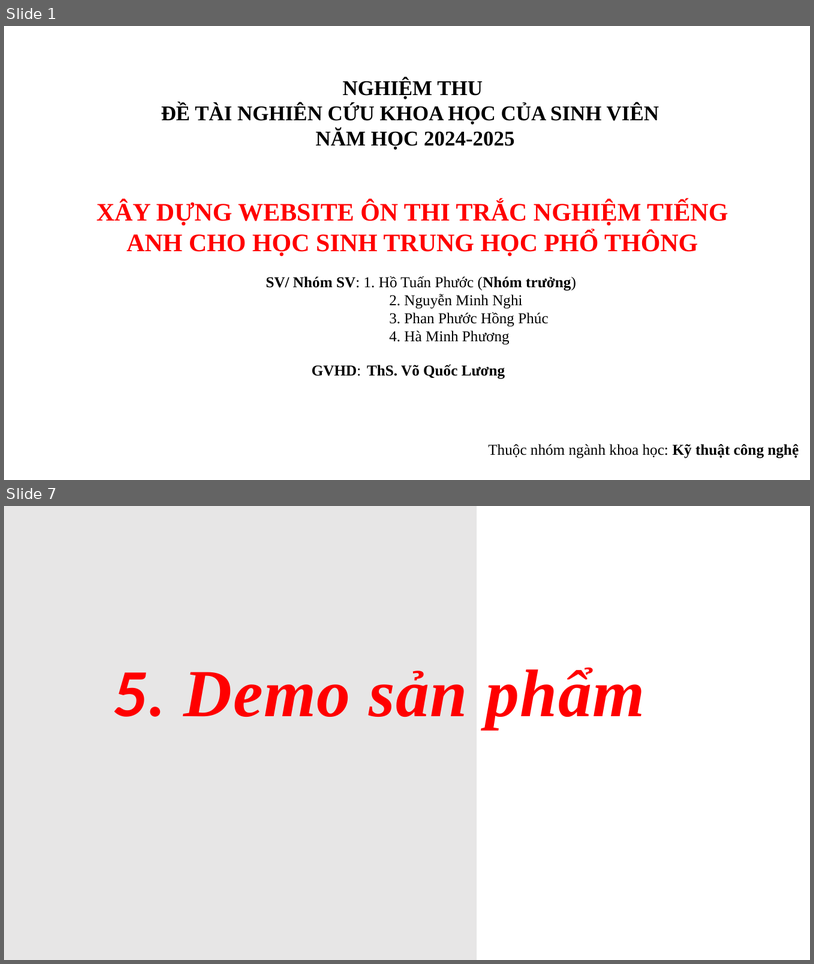
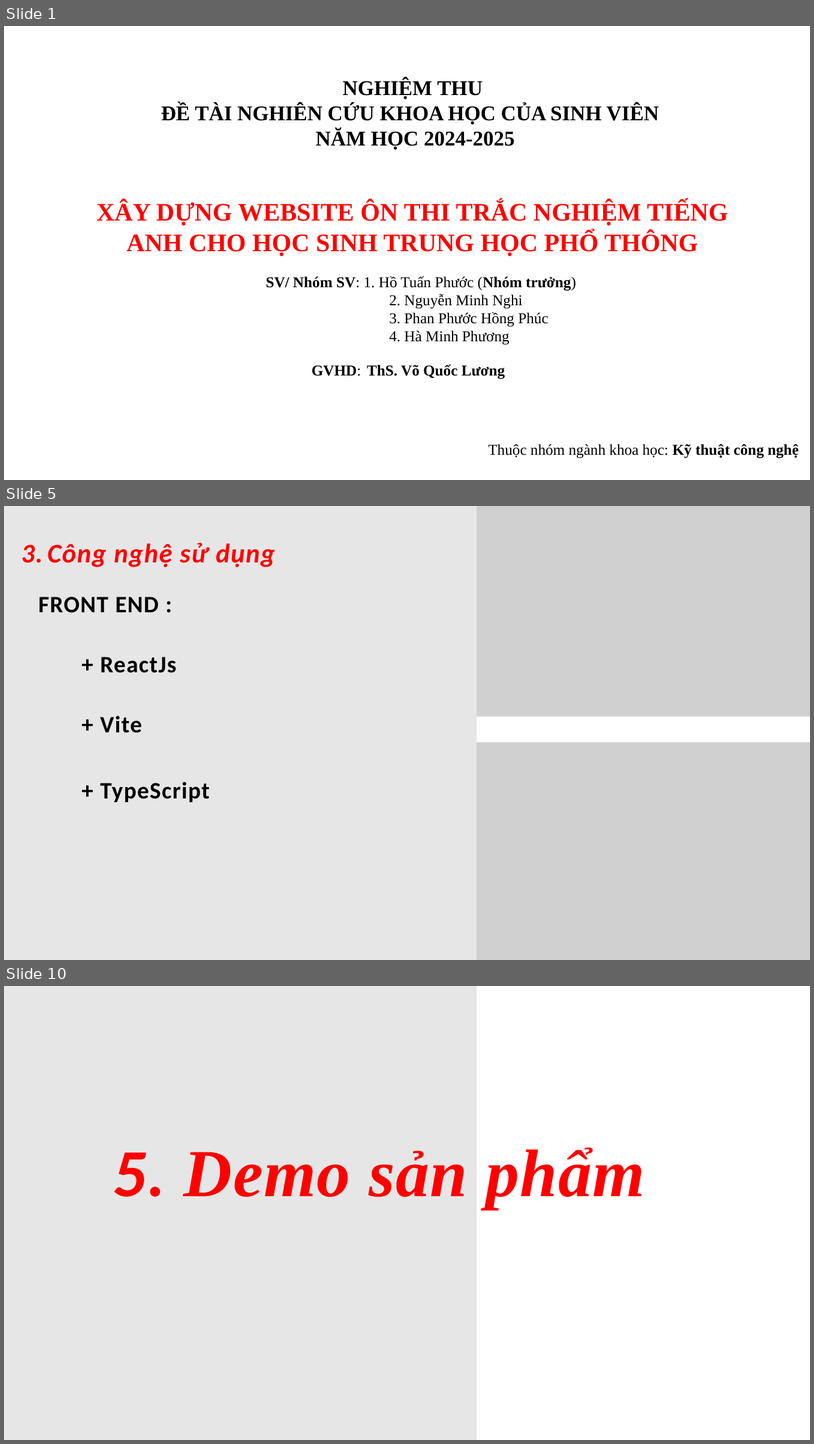
Before and after one commit to minhnghi123/React-WebTracNghiemTiengAnhTHPT, a slide deck: 2.HoTuanPhuoc_ThS.Võ Quốc Lương/2. Hồ Tuấn Phước_ThS.Võ Quốc Lương.pptx. Shown one above the other, each under a label of ours: slides 1 and 7 before the commit, slides 1, 5 and 10 after it; the slides between them are not shown. The pictures are 814x964 and 814x1444 pixels, drawn with LibreOffice and Linux fonts; fonts in the diff are those of the drawing; grey boxes stand for pictures. Boxes give left, top, right and bottom in pixels: in the first picture for what was removed or moved away, otherwise in the second. Text is boxed around its words. In the diff, an @@ line names an element or a change of style, - is before the commit and + after.

```diff
--- a/2.HoTuanPhuoc_ThS.Võ Quốc Lương/2. Hồ Tuấn Phước_ThS.Võ Quốc Lương.pptx
+++ b/2.HoTuanPhuoc_ThS.Võ Quốc Lương/2. Hồ Tuấn Phước_ThS.Võ Quốc Lương.pptx
@@ slide 5 added at [4, 506, 810, 960], background #FFFFFF @@
@@ rectangle added at [4, 506, 477, 960], fill #E7E6E6 @@
@@ picture added at [477, 506, 810, 717] @@
@@ text added at [21, 543, 275, 567], 32 pt, text #FF0000, bold, italic @@
+3. Công nghệ sử dụng
@@ text added at [38, 597, 159, 613], 28 pt, text #000000, bold @@
+FRONT END :
@@ text added at [100, 657, 176, 673], 28 pt, text #000000, bold @@
++ ReactJs
@@ text added at [100, 715, 142, 733], 28 pt, text #000000, bold @@
++ Vite
@@ picture added at [477, 742, 810, 960] @@
@@ text added at [100, 781, 209, 802], 28 pt, text #000000, bold @@
++ TypeScript
@@ what was slide 7 is now slide 10 @@
```
Also in this commit, not shown: 4 slides changed, 3 other slides added, 1 slide removed.
